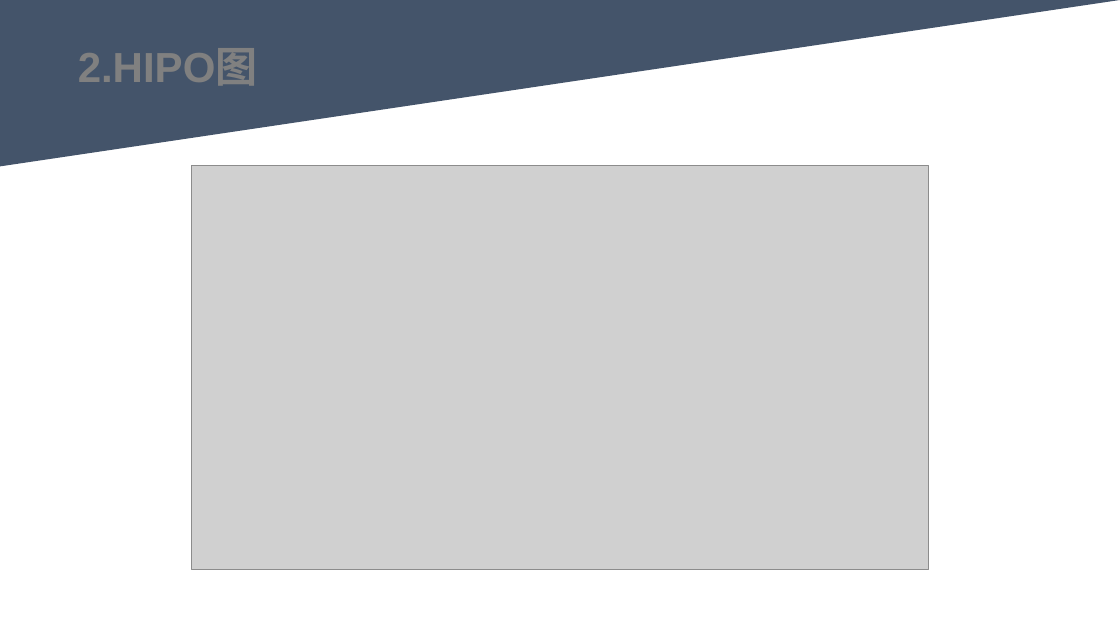
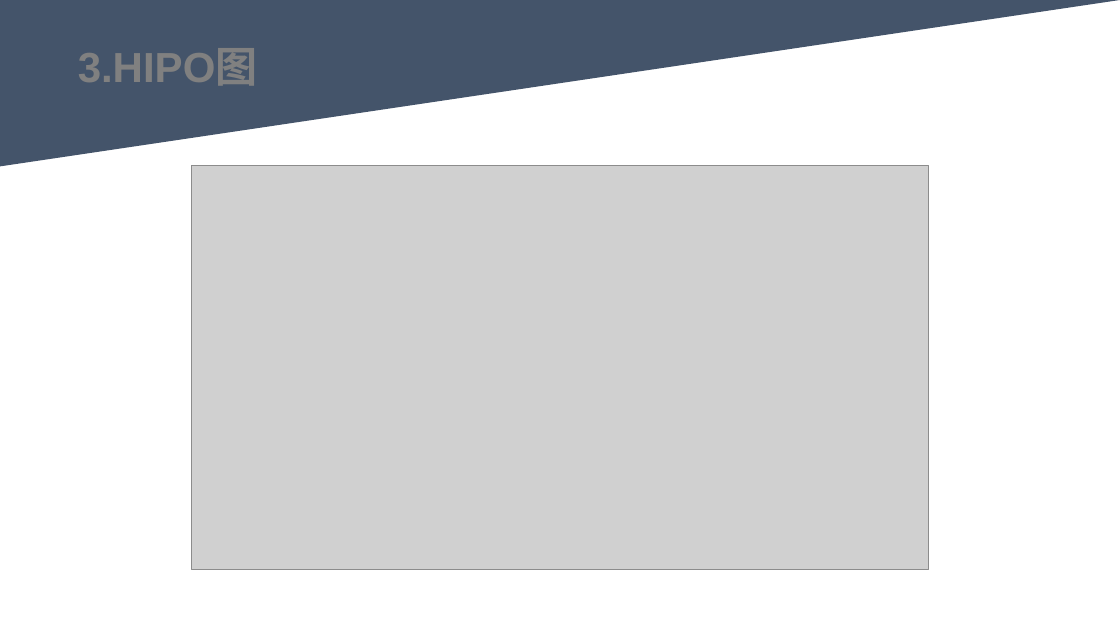
Before and after one commit to youhuyellowman/SE-2022-G06, a slide deck: slide 6 of 项目设计/总体设计PPTv0.0.2.pptx. Drawn at 1120x630 pixels with LibreOffice and Linux fonts; fonts in the diff are those of the drawing; grey boxes stand for pictures. Boxes give left, top, right and bottom in pixels: in the first picture for what was removed or moved away, otherwise in the second. Text is boxed around its words. In the diff, an @@ line names an element or a change of style, - is before the commit and + after.

```diff
--- a/项目设计/总体设计PPTv0.0.2.pptx
+++ b/项目设计/总体设计PPTv0.0.2.pptx
@@ text at (78, 48, 258, 86): text changed @@
-2.HIPO图
+3.HIPO图
```
Also in this commit, not shown: 7 other slides changed, 6 slides added, 2 other files.
